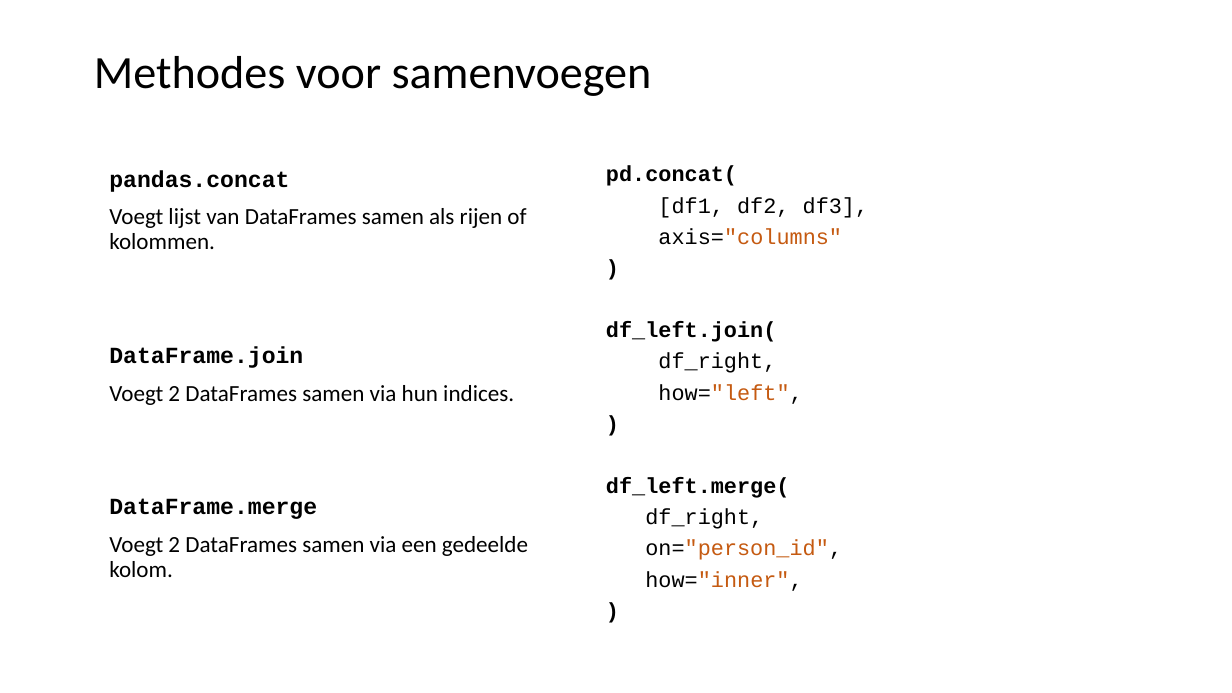
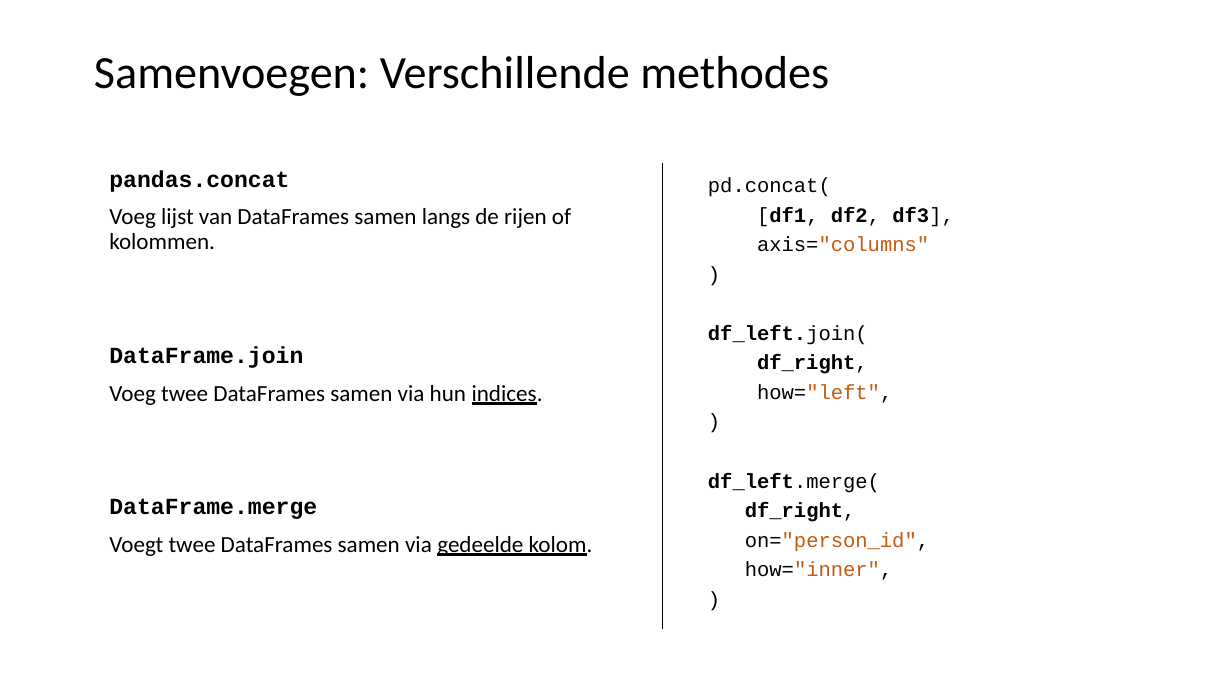
Before and after one commit to LFKoning/knowledge-sharing, a slide deck: slide 16 of python_trainees/3_pandas_plotting/python_traineeship_3.pptx. Drawn at 1232x693 pixels with LibreOffice and Linux fonts; fonts in the diff are those of the drawing. Boxes give left, top, right and bottom in pixels: in the first picture for what was removed or moved away, otherwise in the second. Text is boxed around its words. In the diff, an @@ line names an element or a change of style, - is before the commit and + after.

```diff
--- a/python_trainees/3_pandas_plotting/python_traineeship_3.pptx
+++ b/python_trainees/3_pandas_plotting/python_traineeship_3.pptx
@@ title at (94, 56, 829, 96): text changed @@
-Methodes voor samenvoegen
+Samenvoegen: Verschillende methodes
@@ line added from (663, 163) to (663, 629), #000000 1 pt @@
@@ text "pd.concat(": place and size @@
-text "pd.concat(" at (606, 166, 869, 591)
+text "pd.concat(" at (708, 178, 953, 580)
@@ text "pd.concat(" at (708, 178, 953, 580): size 17 to 16 pt; bold off in "pd.concat(", ")", "df_left.join(", ")" and 2 more places; bold on in "[df1, df2, df3],", "df_right,", "df_right,"; line spacing 0.7 to 1.2; less space between paragraphs @@
@@ text at (109, 208, 571, 249): text changed @@
-Voegt lijst van DataFrames samen als rijen of kolommen.
+Voeg lijst van DataFrames samen langs de rijen of kolommen.
@@ text at (109, 385, 543, 405): text changed @@
-Voegt 2 DataFrames samen via hun indices.
+Voeg twee DataFrames samen via hun indices.
@@ text at (109, 536, 593, 556): text changed @@
-Voegt 2 DataFrames samen via een gedeelde kolom.
+Voegt twee DataFrames samen via gedeelde kolom.
```
Also in this commit, not shown: 8 other slides changed, 6 other files.
